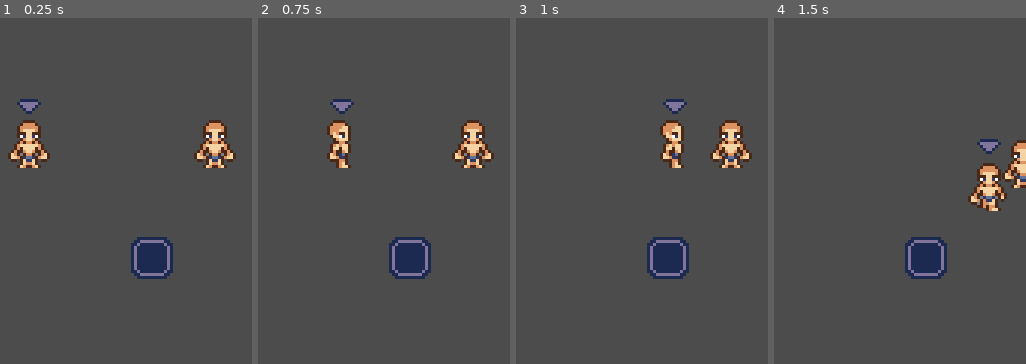
Above: before the commit, frames 1-4 (left to right).
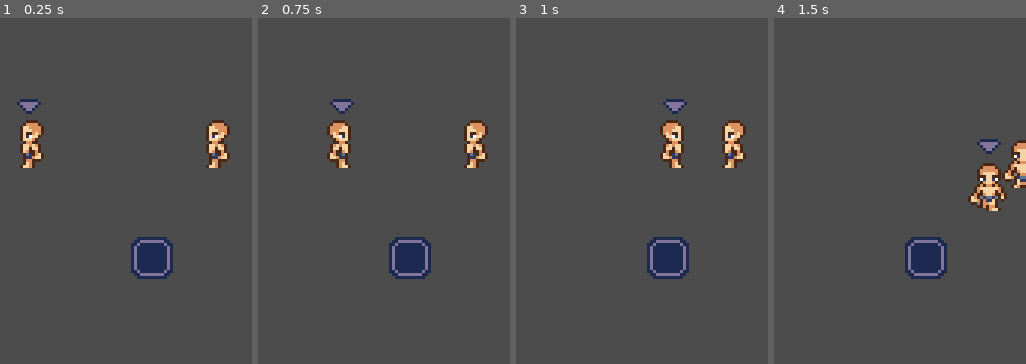
Above: after the commit, the same moments.

Repository: dmitriy-shmilo/gwj40
Game: Godot game, scene res://game_screen/game_screen.tscn
Two runs of this game, one before a commit and one after it. Both use one fixed random seed, a clock stepped at 60 frames per second and the inputs below.
Inputs (mouse positions are % of the whole screen's width and height, from its top left):
- Up to frame 1 (0.25 s): no input
- Up to frame 2 (0.75 s): tap Enter at 0.5 s; move the mouse to (84, 47) at 0.52 s; hold D (right) from 0.53 s (still down); tap Space (interact) at 0.6 s; click (84, 47) at 0.67 s
- Up to frame 3 (1 s): keep holding D (right)
- Up to frame 4 (1.5 s): move the mouse to (20, 57) at 1.27 s; release D (right) at 1.28 s; hold S (down) from 1.28 s (still down); tap E (next_char) at 1.35 s
The pictures show only the part of the screen within x 2-52%, y 0-50%; the shares and areas given below are measured in that part.

The runs differ from the first frame. In frame 1, 2.3% of the frame differs, in the area x 3-94%, y 29-44%; in frame 2, 1.1%; in frame 3, 1.1%; in frame 4, nothing differs.

Commit message:
Move interaction area with character direction.

Diff:
--- a/src/game_screen/character/character.tscn
+++ b/src/game_screen/character/character.tscn
@@ -22,6 +22,30 @@
 "update": 0,
 "values": [ 0 ]
 }
+tracks/1/type = "value"
+tracks/1/path = NodePath("InteractionArea:position")
+tracks/1/interp = 1
+tracks/1/loop_wrap = true
+tracks/1/imported = false
+tracks/1/enabled = true
+tracks/1/keys = {
+"times": PoolRealArray( 0 ),
+"transitions": PoolRealArray( 1 ),
+"update": 0,
+"values": [ Vector2( 0, 9 ) ]
+}
+tracks/2/type = "value"
+tracks/2/path = NodePath("InteractionArea:rotation_degrees")
+tracks/2/interp = 1
+tracks/2/loop_wrap = true
+tracks/2/imported = false
+tracks/2/enabled = true
+tracks/2/keys = {
+"times": PoolRealArray( 0 ),
+"transitions": PoolRealArray( 1 ),
+"update": 0,
+"values": [ 0.0 ]
+}
 
 [sub_resource type="Animation" id=16]
 resource_name = "idle_down"
@@ -38,6 +62,30 @@
 "update": 1,
 "values": [ 7, 7 ]
 }
+tracks/1/type = "value"
+tracks/1/path = NodePath("InteractionArea:position")
+tracks/1/interp = 1
+tracks/1/loop_wrap = true
+tracks/1/imported = false
+tracks/1/enabled = true
+tracks/1/keys = {
+"times": PoolRealArray( 0 ),
+"transitions": PoolRealArray( 1 ),
+"update": 0,
+"values": [ Vector2( 0, 9 ) ]
+}
+tracks/2/type = "value"
+tracks/2/path = NodePath("InteractionArea:rotation_degrees")
+tracks/2/interp = 1
+tracks/2/loop_wrap = true
+tracks/2/imported = false
+tracks/2/enabled = true
+tracks/2/keys = {
+"times": PoolRealArray( 0 ),
+"transitions": PoolRealArray( 1 ),
+"update": 0,
+"values": [ 0.0 ]
+}
 
 [sub_resource type="Animation" id=14]
 resource_name = "idle_left"
@@ -54,6 +102,30 @@
 "update": 1,
 "values": [ 10, 10 ]
 }
+tracks/1/type = "value"
+tracks/1/path = NodePath("InteractionArea:rotation_degrees")
+tracks/1/interp = 1
+tracks/1/loop_wrap = true
+tracks/1/imported = false
+tracks/1/enabled = true
+tracks/1/keys = {
+"times": PoolRealArray( 0 ),
+"transitions": PoolRealArray( 1 ),
+"update": 0,
+"values": [ 90.0 ]
+}
+tracks/2/type = "value"
+tracks/2/path = NodePath("InteractionArea:position")
+tracks/2/interp = 1
+tracks/2/loop_wrap = true
+tracks/2/imported = false
+tracks/2/enabled = true
+tracks/2/keys = {
+"times": PoolRealArray( 0 ),
+"transitions": PoolRealArray( 1 ),
+"update": 0,
+"values": [ Vector2( -2, 7 ) ]
+}
 
 [sub_resource type="Animation" id=15]
 resource_name = "idle_right"
@@ -70,6 +142,30 @@
 "update": 1,
 "values": [ 4, 4 ]
 }
+tracks/1/type = "value"
+tracks/1/path = NodePath("InteractionArea:position")
+tracks/1/interp = 1
+tracks/1/loop_wrap = true
+tracks/1/imported = false
+tracks/1/enabled = true
+tracks/1/keys = {
+"times": PoolRealArray( 0 ),
+"transitions": PoolRealArray( 1 ),
+"update": 0,
+"values": [ Vector2( 2, 7 ) ]
+}
+tracks/2/type = "value"
+tracks/2/path = NodePath("InteractionArea:rotation_degrees")
+tracks/2/interp = 1
+tracks/2/loop_wrap = true
+tracks/2/imported = false
+tracks/2/enabled = true
+tracks/2/keys = {
+"times": PoolRealArray( 0 ),
+"transitions": PoolRealArray( 1 ),
+"update": 0,
+"values": [ 90.0 ]
+}
 
 [sub_resource type="Animation" id=13]
 resource_name = "idle_up"
@@ -85,6 +181,30 @@
 "transitions": PoolRealArray( 1, 1 ),
 "update": 1,
 "values": [ 1, 1 ]
+}
+tracks/1/type = "value"
+tracks/1/path = NodePath("InteractionArea:position")
+tracks/1/interp = 1
+tracks/1/loop_wrap = true
+tracks/1/imported = false
+tracks/1/enabled = true
+tracks/1/keys = {
+"times": PoolRealArray( 0 ),
+"transitions": PoolRealArray( 1 ),
+"update": 0,
+"values": [ Vector2( 0, 5 ) ]
+}
+tracks/2/type = "value"
+tracks/2/path = NodePath("InteractionArea:rotation_degrees")
+tracks/2/interp = 1
+tracks/2/loop_wrap = true
+tracks/2/imported = false
+tracks/2/enabled = true
+tracks/2/keys = {
+"times": PoolRealArray( 0 ),
+"transitions": PoolRealArray( 1 ),
+"update": 0,
+"values": [ 0.0 ]
 }
 
 [sub_resource type="Animation" id=3]
@@ -103,6 +223,30 @@
 "update": 1,
 "values": [ 6, 7, 8, 7 ]
 }
+tracks/1/type = "value"
+tracks/1/path = NodePath("InteractionArea:position")
+tracks/1/interp = 1
+tracks/1/loop_wrap = true
+tracks/1/imported = false
+tracks/1/enabled = true
+tracks/1/keys = {
+"times": PoolRealArray( 0 ),
+"transitions": PoolRealArray( 1 ),
+"update": 0,
+"values": [ Vector2( 0, 9 ) ]
+}
+tracks/2/type = "value"
+tracks/2/path = NodePath("InteractionArea:rotation_degrees")
+tracks/2/interp = 1
+tracks/2/loop_wrap = true
+tracks/2/imported = false
+tracks/2/enabled = true
+tracks/2/keys = {
+"times": PoolRealArray( 0 ),
+"transitions": PoolRealArray( 1 ),
+"update": 0,
+"values": [ 0.0 ]
+}
 
 [sub_resource type="Animation" id=4]
 resource_name = "run_left"
@@ -120,6 +264,30 @@
 "update": 1,
 "values": [ 9, 10, 11, 10 ]
 }
+tracks/1/type = "value"
+tracks/1/path = NodePath("InteractionArea:rotation_degrees")
+tracks/1/interp = 1
+tracks/1/loop_wrap = true
+tracks/1/imported = false
+tracks/1/enabled = true
+tracks/1/keys = {
+"times": PoolRealArray( 0 ),
+"transitions": PoolRealArray( 1 ),
+"update": 0,
+"values": [ 90.0 ]
+}
+tracks/2/type = "value"
+tracks/2/path = NodePath("InteractionArea:position")
+tracks/2/interp = 1
+tracks/2/loop_wrap = true
+tracks/2/imported = false
+tracks/2/enabled = true
+tracks/2/keys = {
+"times": PoolRealArray( 0 ),
+"transitions": PoolRealArray( 1 ),
+"update": 0,
+"values": [ Vector2( -2, 7 ) ]
+}
 
 [sub_resource type="Animation" id=5]
 resource_name = "run_right"
@@ -137,6 +305,30 @@
 "update": 1,
 "values": [ 3, 4, 5, 4 ]
 }
+tracks/1/type = "value"
+tracks/1/path = NodePath("InteractionArea:rotation_degrees")
+tracks/1/interp = 1
+tracks/1/loop_wrap = true
+tracks/1/imported = false
+tracks/1/enabled = true
+tracks/1/keys = {
+"times": PoolRealArray( 0 ),
+"transitions": PoolRealArray( 1 ),
+"update": 0,
+"values": [ 90.0 ]
+}
+tracks/2/type = "value"
+tracks/2/path = NodePath("InteractionArea:position")
+tracks/2/interp = 1
+tracks/2/loop_wrap = true
+tracks/2/imported = false
+tracks/2/enabled = true
+tracks/2/keys = {
+"times": PoolRealArray( 0 ),
+"transitions": PoolRealArray( 1 ),
+"update": 0,
+"values": [ Vector2( 2, 7 ) ]
+}
 
 [sub_resource type="Animation" id=1]
 resource_name = "run_up"
@@ -153,6 +345,30 @@
 "transitions": PoolRealArray( 1, 1, 1, 1 ),
 "update": 1,
 "values": [ 0, 1, 2, 1 ]
+}
+tracks/1/type = "value"
+tracks/1/path = NodePath("InteractionArea:rotation_degrees")
+tracks/1/interp = 1
+tracks/1/loop_wrap = true
+tracks/1/imported = false
+tracks/1/enabled = true
+tracks/1/keys = {
+"times": PoolRealArray( 0 ),
+"transitions": PoolRealArray( 1 ),
+"update": 0,
+"values": [ 0.0 ]
+}
+tracks/2/type = "value"
+tracks/2/path = NodePath("InteractionArea:position")
+tracks/2/interp = 1
+tracks/2/loop_wrap = true
+tracks/2/imported = false
+tracks/2/enabled = true
+tracks/2/keys = {
+"times": PoolRealArray( 0 ),
+"transitions": PoolRealArray( 1 ),
+"update": 0,
+"values": [ Vector2( 0, 5 ) ]
 }
 
 [sub_resource type="AnimationNodeAnimation" id=20]
@@ -223,8 +439,9 @@
 radius = 3.0
 height = 2.0
 
-[sub_resource type="CircleShape2D" id=26]
-radius = 9.0
+[sub_resource type="CapsuleShape2D" id=29]
+radius = 5.0
+height = 8.0
 
 [sub_resource type="AtlasTexture" id=27]
 atlas = ExtResource( 1 )
@@ -268,7 +485,7 @@
 anim_player = NodePath("../BodyAnimationPlayer")
 active = true
 parameters/playback = SubResource( 12 )
-parameters/idle/blend_position = Vector2( 0.00099206, 0.958369 )
+parameters/idle/blend_position = Vector2( -0.000496268, -0.00662649 )
 parameters/run/blend_position = Vector2( 0, 0.103863 )
 
 [node name="CollisionShape2D" type="CollisionShape2D" parent="."]
@@ -277,13 +494,14 @@
 shape = SubResource( 25 )
 
 [node name="InteractionArea" type="Area2D" parent="."]
+position = Vector2( 0, 9 )
 collision_layer = 0
 collision_mask = 2
 
 [node name="CollisionShape2D" type="CollisionShape2D" parent="InteractionArea"]
 modulate = Color( 0.87451, 1, 0.141176, 1 )
-position = Vector2( 0, 7 )
-shape = SubResource( 26 )
+rotation = 1.5708
+shape = SubResource( 29 )
 
 [node name="CharacterState" type="Node" parent="."]
 script = ExtResource( 4 )
